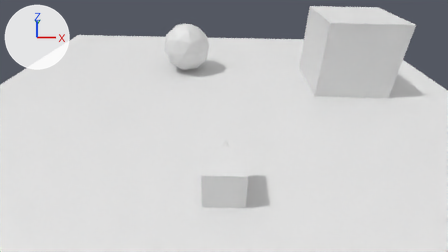
A saved change to the Blender file demo_game/demo_game.blend.
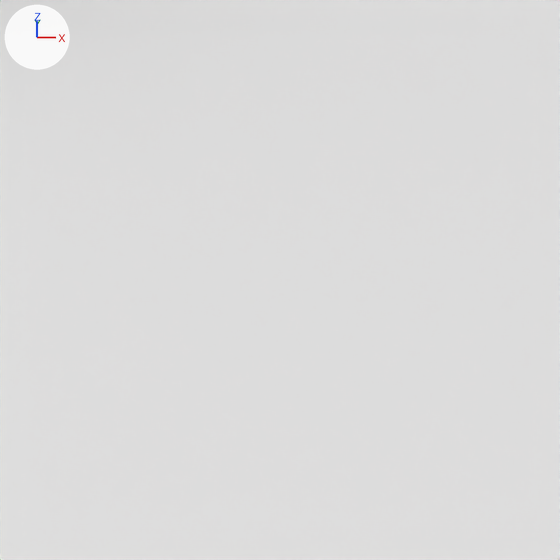
The first picture shows the older version from the file's camera 'Camera'. The close-ups show both versions on the part from 44% to 55% of the width and 31% to 50% of the height of that picture; other places that the commit changed are outside them. Arrows for +X, +Y and +Z are at upper left; the lights stay in place.
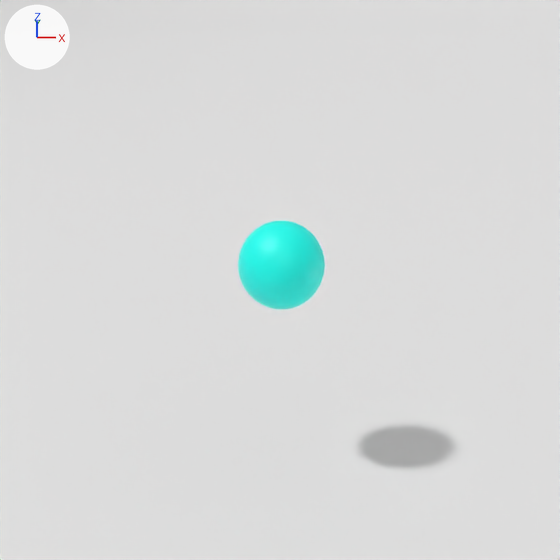
Edits to the bpy script that builds the scene:
```text
Add mat_materialeee_001:
    mat_materialeee_001 = principled_material('Materialeee.001')
    mat_materialeee_001.base_color = (0.0, 1.0, 0.873)  # cyan #00fff0
Add me_spheragamb_r_001:
    me_spheragamb_r_001.from_pydata(...)  # a UV sphere (16 segments, 8 rings, poles along z) spanning x -0.116..0.116, y -0.116..0.116, z -0.116..0.116
    me_spheragamb_r_001.materials.append(mat_materialeee_001)  # cyan #00fff0
Add ob_sferagamba_r:
    ob_sferagamba_r = bpy.data.objects.new('SferaGamba.R', me_spheragamb_r_001)
    ob_sferagamba_r.location = (-0.28, -0.18, 2.335)
    ob_sferagamba_r.scale = (2.34, 2.34, 2.34)
    _m = ob_sferagamba_r.modifiers.new('Subsurf', 'SUBSURF')
```

Pixel boxes (x1, y1, x2, y2) of what changed, in the close-ups (560 x 560 px):
'SferaGamba.R', added (cyan)
    after: (238, 221, 325, 309)
